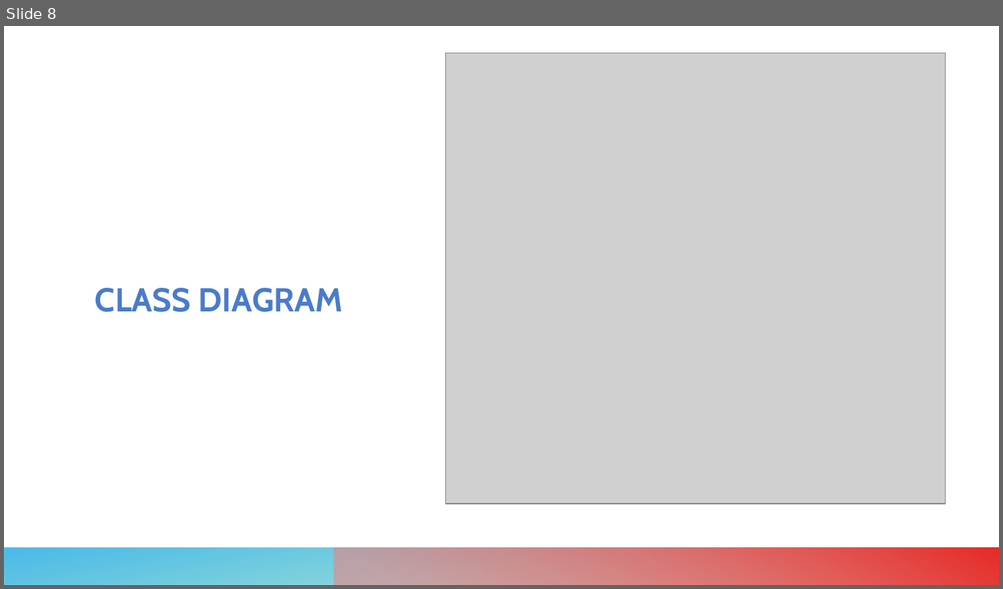
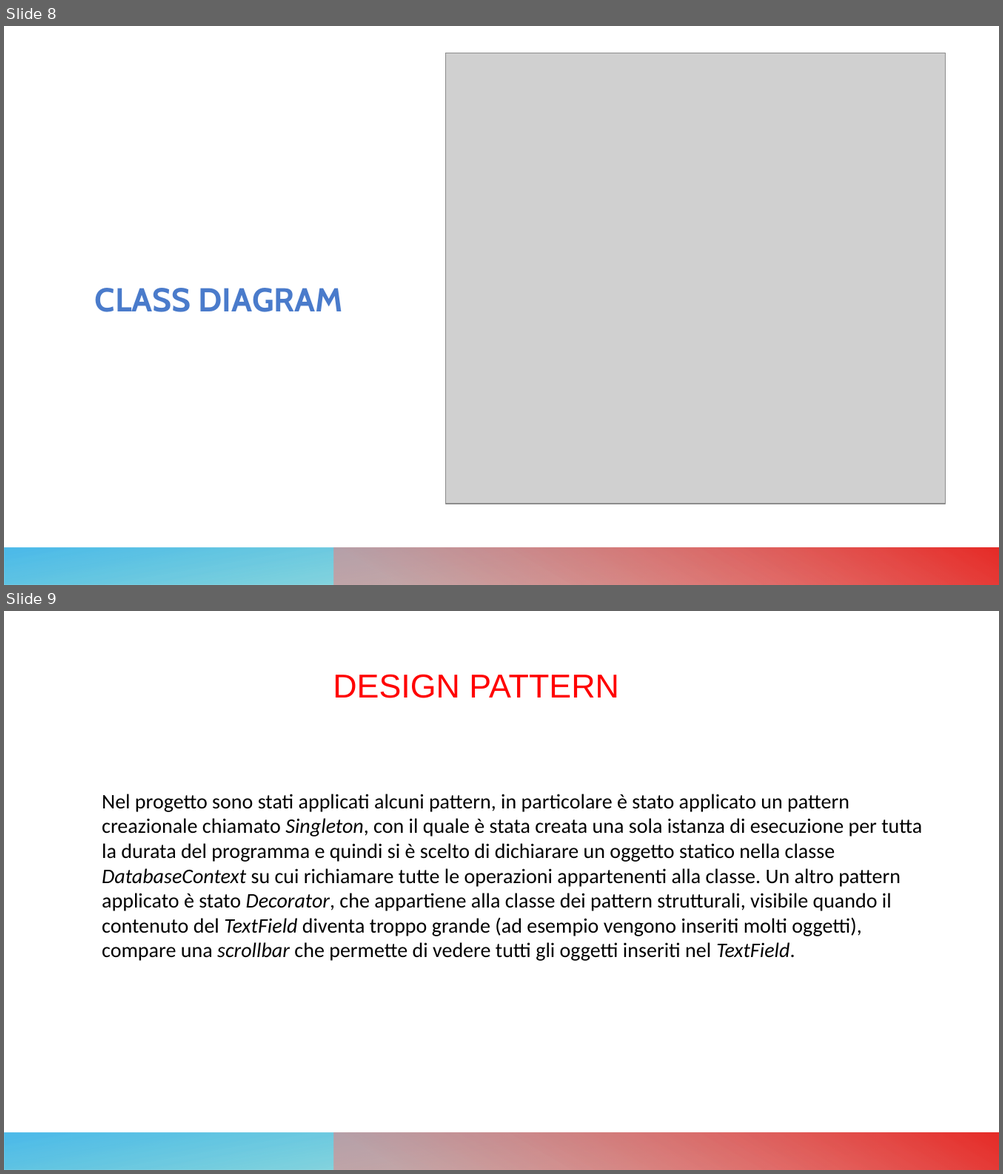
Before and after one commit to giuseppefrusso/Team8SE, a slide deck: Team 8 finale.pptx. Shown one above the other, each under a label of ours: slide 8 before the commit, slides 8 and 9 after it. The pictures are 1003x589 and 1003x1174 pixels, drawn with LibreOffice and Linux fonts; fonts in the diff are those of the drawing; grey boxes stand for pictures. Boxes give left, top, right and bottom in pixels: in the first picture for what was removed or moved away, otherwise in the second. Text is boxed around its words. In the diff, an @@ line names an element or a change of style, - is before the commit and + after.

```diff
--- a/Team 8 finale.pptx
+++ b/Team 8 finale.pptx
@@ slide 9 added at [4, 611, 999, 1170], background #FFFFFF; not listed: 2 template elements that a slide beside it also shows @@
@@ text added at [333, 674, 619, 698], 32 pt, text #FF0000 @@
+DESIGN PATTERN
@@ text added at [102, 794, 922, 961], 20 pt, text #000000 @@
+Nel progetto sono stati applicati alcuni pattern, in particolare è stato applicato un pattern creazionale chiamato Singleton, con il quale è stata creata una sola istanza di esecuzione per tutta la durata del programma e quindi si è scelto di dichiarare un oggetto statico nella classe DatabaseContext su cui richiamare tutte le operazioni appartenenti alla classe. Un altro pattern applicato è stato Decorator, che appartiene alla classe dei pattern strutturali, visibile quando il contenuto del TextField diventa troppo grande (ad esempio vengono inseriti molti oggetti), compare una scrollbar che permette di vedere tutti gli oggetti inseriti nel TextField.
```
Also in this commit, not shown: 1 slide changed.
